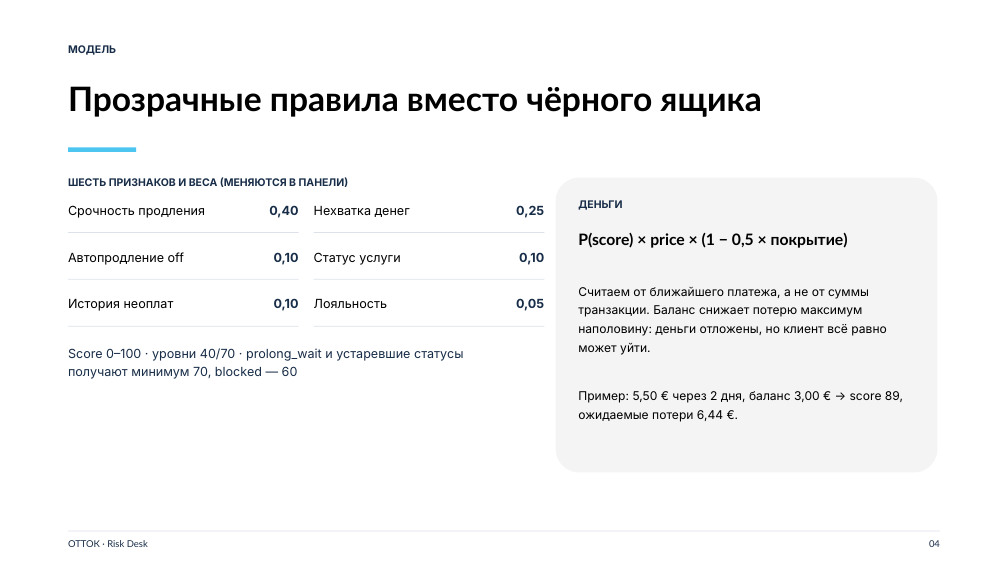
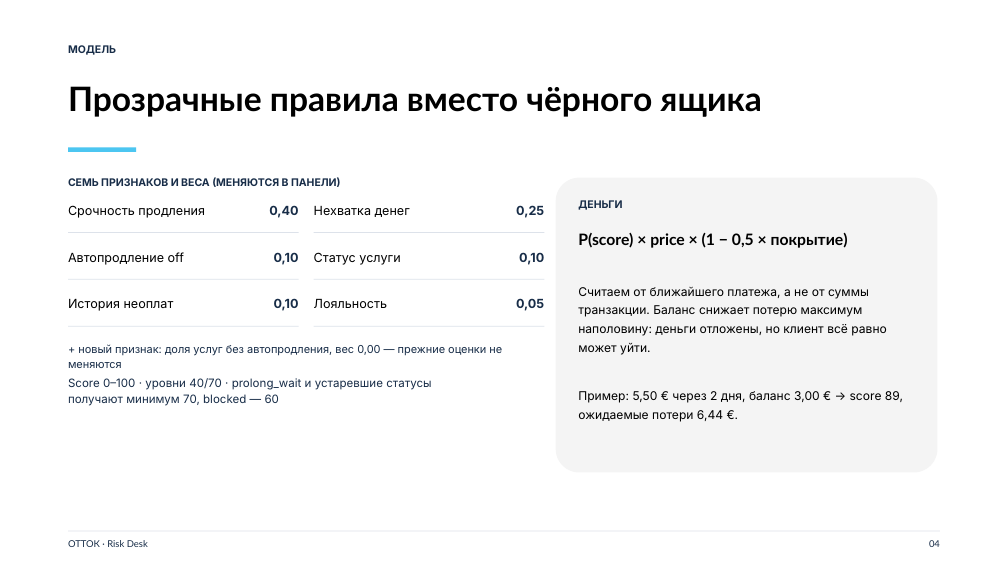
Before and after one commit to Demtory/Hack23.10.26, a slide deck: slide 4 of pitch/risk-desk-pitch.pptx. Drawn at 1008x567 pixels with LibreOffice and Linux fonts; fonts in the diff are those of the drawing. Boxes give left, top, right and bottom in pixels: in the first picture for what was removed or moved away, otherwise in the second. Text is boxed around its words. In the diff, an @@ line names an element or a change of style, - is before the commit and + after.

Commit message:
feat(007): наборы весов, седьмой признак и фикс отступа
- «Настройки модели»: блок «Наборы весов» с четырьмя готовыми пресетами,
  применение в черновик (пересчёт после «Сохранить»), «Сохранить как набор»,
  удаление своих наборов с подтверждением
- серверное хранение: таблица weight_presets, GET/POST/DELETE /model/presets,
  валидация имени/весов, 409 на дубликаты, 20 путей в OpenAPI
- седьмой признак auto_off_share (доля услуг без автопродления): поколение 2
  настроек с весом 0 — прежние оценки не меняются (89.0 → 85.9 при весе 0.2)
- отступ: заголовок признака и плашка «доля в модели» больше не слипаются
- тесты: 449 passed (+8 пресетов), e2e 10 passed; docs MODEL/README/DEFENSE/QNA,
  спека 007, скриншот настроек и дека с PDF обновлены

```diff
--- a/pitch/risk-desk-pitch.pptx
+++ b/pitch/risk-desk-pitch.pptx
@@ text at [68,177,341,189]: text changed @@
-ШЕСТЬ ПРИЗНАКОВ И ВЕСА (МЕНЯЮТСЯ В ПАНЕЛИ)
+СЕМЬ ПРИЗНАКОВ И ВЕСА (МЕНЯЮТСЯ В ПАНЕЛИ)
@@ text added at [68,344,502,368], 10.5 pt, text #182D48 @@
++ новый признак: доля услуг без автопродления, вес 0,00 — прежние оценки не меняются
@@ text "Score 0–100 · уровни 40/70 ...": place and size @@
-text "Score 0–100 · уровни 40/70 ..." at [68,348,463,379]
+text "Score 0–100 · уровни 40/70 ..." at [68,378,431,406]
@@ text "Score 0–100 · уровни 40/70 ..." at [68,378,431,406]: size 12 to 11 pt @@
```
Also in this commit, not shown: 25 other files.
